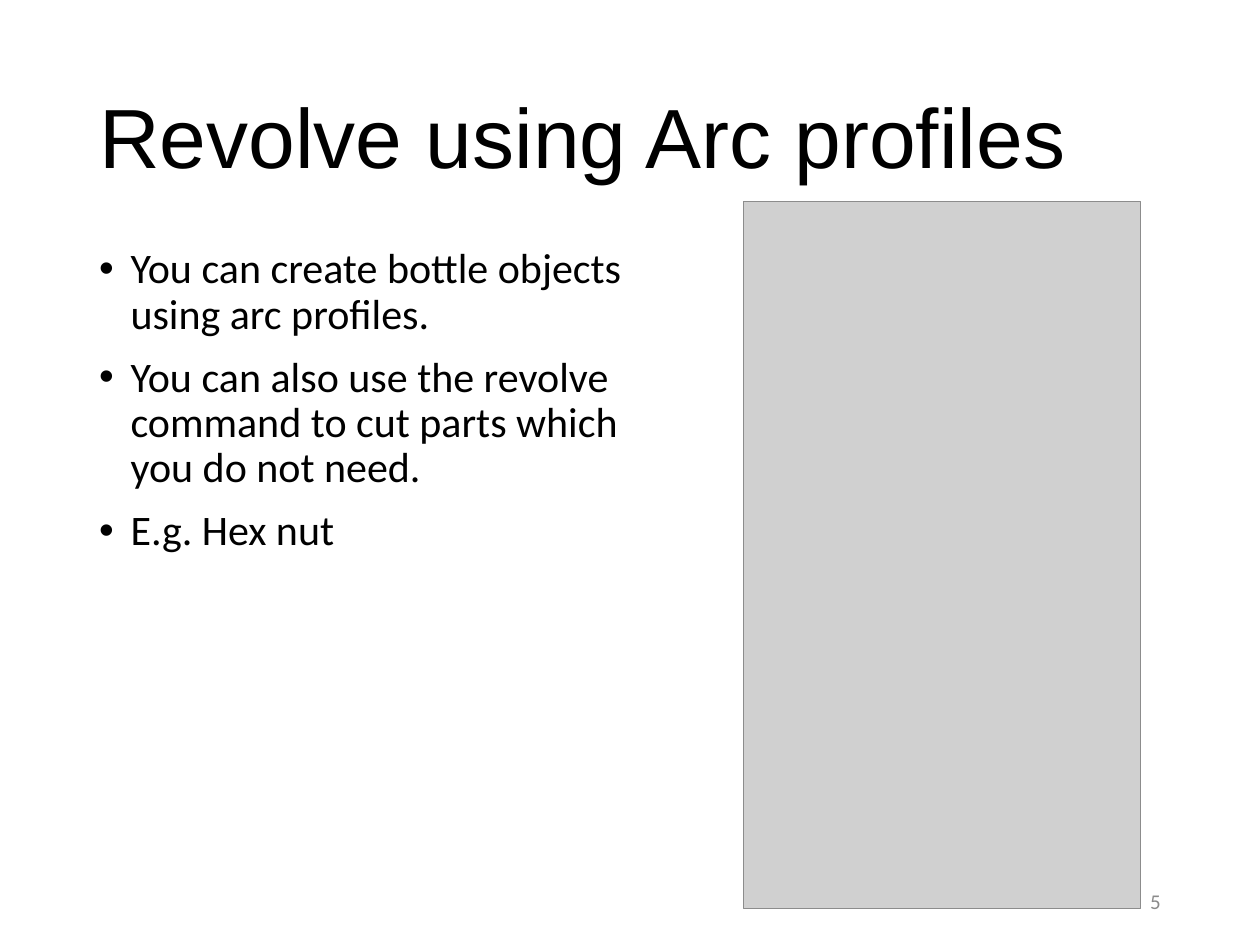
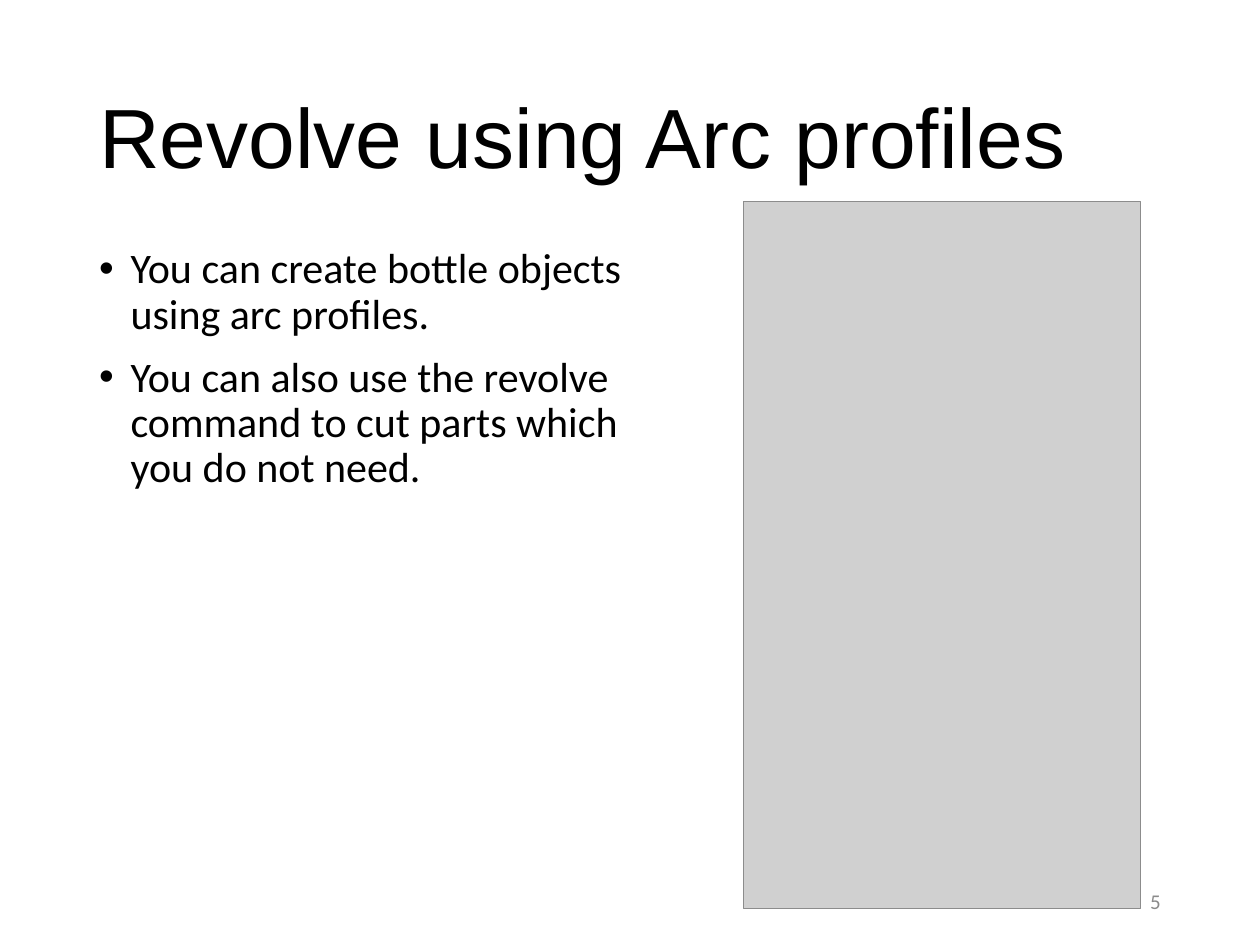
Before and after one commit to RDorville/digfab, a slide deck: slide 5 of presentations/ep1000_3dmodel2/ep1000_3dmodel2.pptx. Drawn at 1260x945 pixels with LibreOffice and Linux fonts; fonts in the diff are those of the drawing; grey boxes stand for pictures; background and template pictures are left out. Boxes give left, top, right and bottom in pixels: in the first picture for what was removed or moved away, otherwise in the second. Text is boxed around its words. In the diff, an @@ line names an element or a change of style, - is before the commit and + after.

```diff
--- a/presentations/ep1000_3dmodel2/ep1000_3dmodel2.pptx
+++ b/presentations/ep1000_3dmodel2/ep1000_3dmodel2.pptx
@@ text at [131, 518, 334, 553]: paragraph removed @@
-• E.g. Hex nut
```
Also in this commit, not shown: 8 slides added, 1 slide removed, 8 other files.
